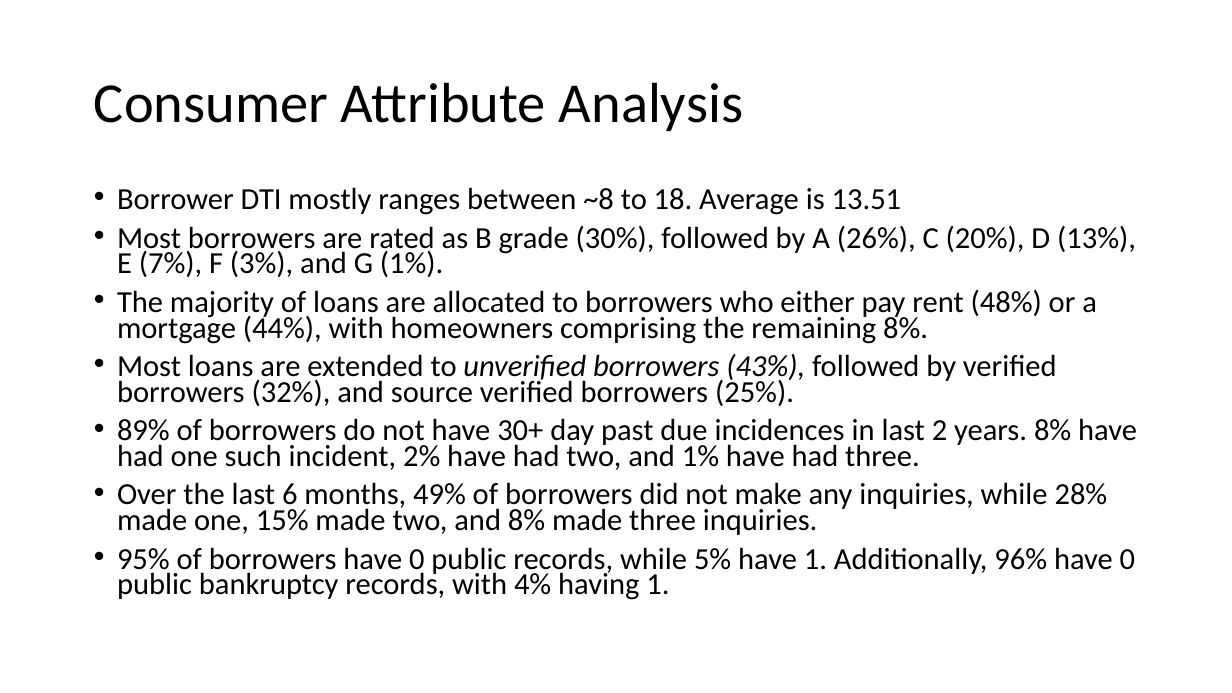
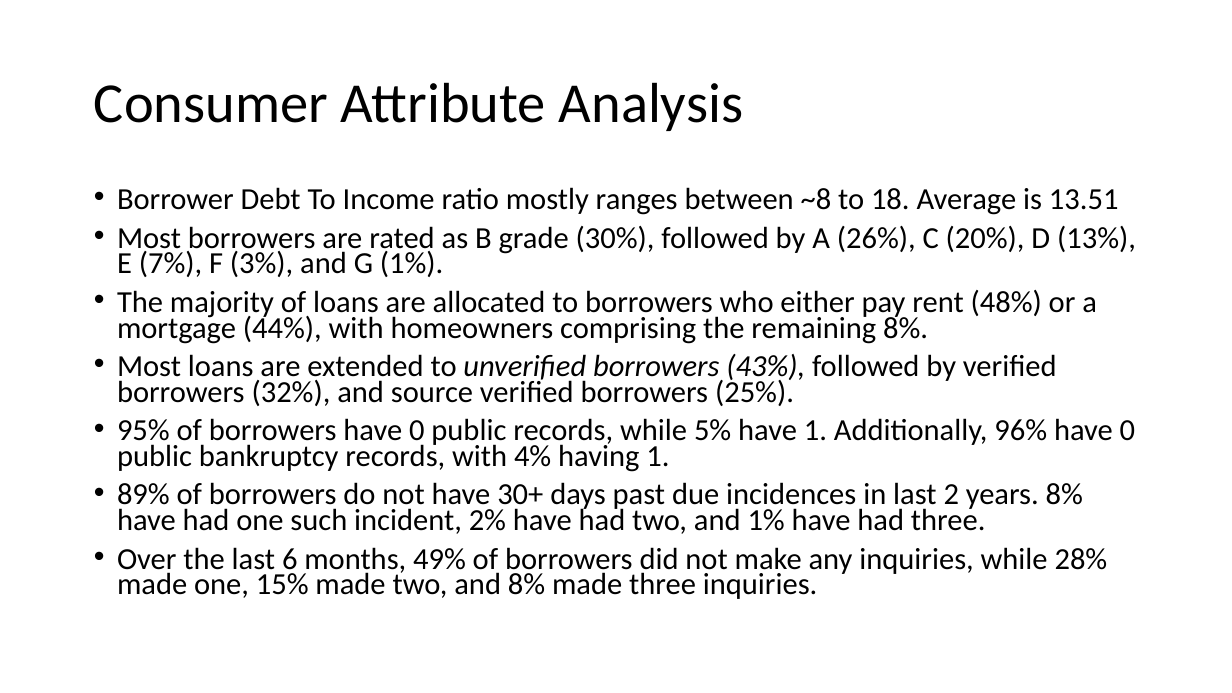
Before and after one commit to sivavaddadi/LendingClubCaseStudy, a slide deck: slide 5 of Lending_Club_Case_Study.pptx. Drawn at 1232x693 pixels with LibreOffice and Linux fonts; fonts in the diff are those of the drawing. Boxes give left, top, right and bottom in pixels: in the first picture for what was removed or moved away, otherwise in the second. Text is boxed around its words. In the diff, an @@ line names an element or a change of style, - is before the commit and + after.

Commit message:
updated analysis report

```diff
--- a/Lending_Club_Case_Study.pptx
+++ b/Lending_Club_Case_Study.pptx
@@ text at box(117, 187, 1119, 215): text changed @@
-• Borrower DTI mostly ranges between ~8 to 18. Average is 13.51
+• Borrower Debt To Income ratio mostly ranges between ~8 to 18. Average is 13.51
@@ text at box(117, 418, 1135, 534): text changed @@
-• 89% of borrowers do not have 30+ day past due incidences in last 2 years. 8% have had one such incident, 2% have had two, and 1% have had three.
+• 95% of borrowers have 0 public records, while 5% have 1. Additionally, 96% have 0 public bankruptcy records, with 4% having 1.
+• 89% of borrowers do not have 30+ days past due incidences in last 2 years. 8% have had one such incident, 2% have had two, and 1% have had three.
@@ text at box(117, 547, 1135, 600): paragraph removed @@
-• 95% of borrowers have 0 public records, while 5% have 1. Additionally, 96% have 0 public bankruptcy records, with 4% having 1.
```
Also in this commit, not shown: 3 other slides changed.
